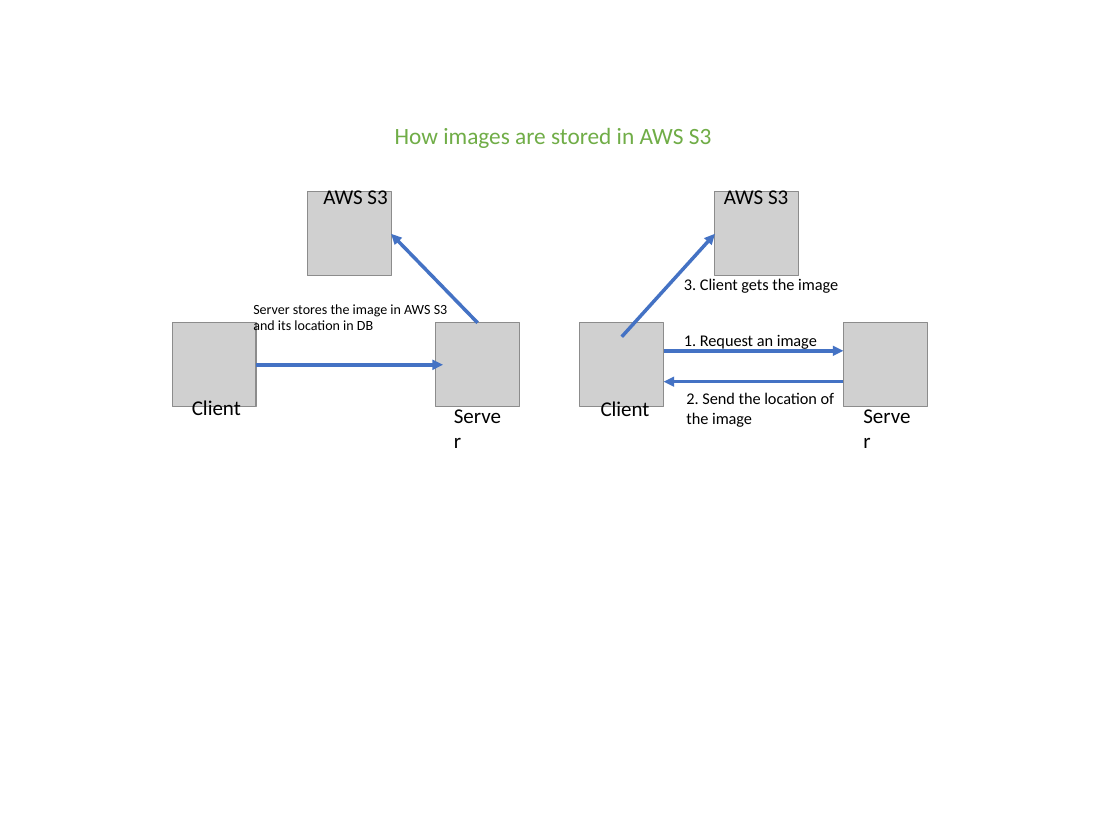
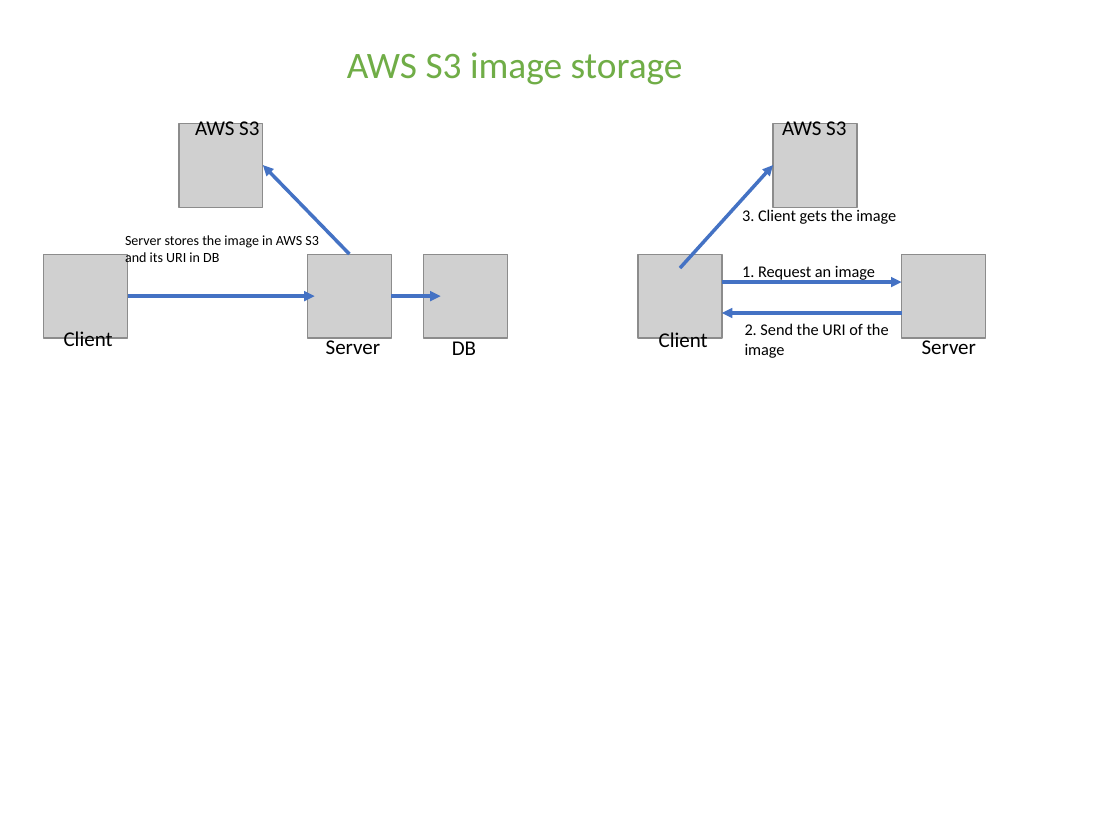
Before and after one commit to vacu9708/Shopping-mall, a slide deck: slide 2 of Architecture.pptx (slide 1 before the commit). Drawn at 1120x840 pixels with LibreOffice and Linux fonts; fonts in the diff are those of the drawing; grey boxes stand for pictures. Boxes give left, top, right and bottom in pixels: in the first picture for what was removed or moved away, otherwise in the second. Text is boxed around its words. In the diff, an @@ line names an element or a change of style, - is before the commit and + after.

```diff
--- a/Architecture.pptx
+++ b/Architecture.pptx
@@ text added at box(347, 52, 683, 85), 24 pt, text #70AD47 @@
+AWS S3 image storage
@@ text removed at box(395, 128, 712, 148) @@
-How images are stored in AWS S3
@@ text at box(125, 252, 219, 266): text changed @@
-and its location in DB
+and its URI in DB
@@ picture added at box(423, 254, 507, 338) @@
@@ 3 pictures, 3 texts, 2 arrows: place and size @@
-3 pictures, 3 texts, 2 arrows at box(172, 187, 520, 422)
+3 pictures, 3 texts, 2 arrows at box(44, 118, 391, 353)
@@ arrow added from (391, 296) to (440, 296), #4472C4 2.25 pt @@
@@ text "Server" rewrapped from box(442, 396, 516, 459) to box(326, 337, 380, 354) @@
@@ 4 texts, 3 pictures, 3 arrows: place and size @@
-4 texts, 3 pictures, 3 arrows at box(580, 187, 927, 422)
+4 texts, 3 pictures, 3 arrows at box(638, 118, 986, 353)
@@ text at box(745, 323, 889, 358): text changed @@
-2. Send the location of the image
+2. Send the URI of the image
@@ text "Server" rewrapped from box(852, 396, 926, 459) to box(922, 337, 976, 354) @@
@@ text added at box(452, 337, 476, 355), 13.5 pt, text #000000 @@
+DB
```
Also in this commit, not shown: 1 slide added, 2 other files.
